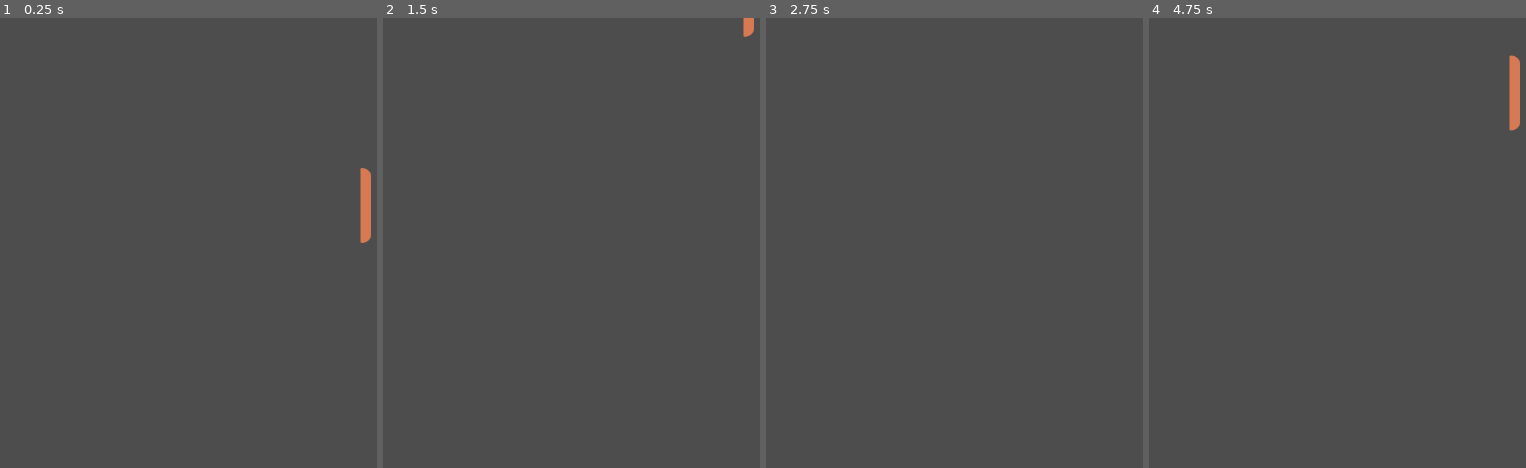
Above: before the commit, frames 1-4 (left to right).
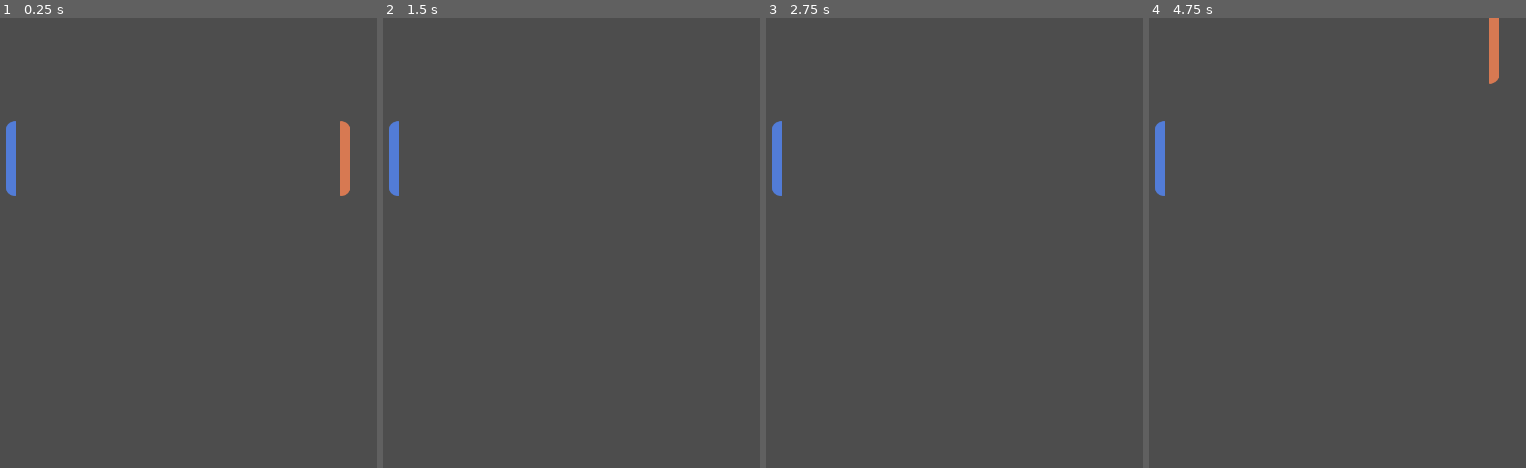
Above: after the commit, the same moments.

Repository: BlueFire888/Pong_TM
Game: Godot game, scene res://game_world.tscn
The game is run twice, just before and just after one commit, with the same random seed, the same clock (stepped at 60 frames per second) and the same inputs.
Inputs:
- Up to frame 1 (0.25 s): no input
- Up to frame 2 (1.5 s): tap Enter at 0.5 s; hold Up (ui_up) 0.53-1.28 s; hold Down (ui_down) from 1.28 s (still down)
- Up to frame 3 (2.75 s): release Down (ui_down) at 2.03 s; hold Up (ui_up) from 2.03 s (still down)
- Up to frame 4 (4.75 s): tap Space at 3.5 s; release Up (ui_up) at 3.53 s; hold Down (ui_down) from 3.53 s (still down); tap Enter at 4.25 s

The runs differ from the first frame. In frame 1, 1.3% of the frame differs, in the area x 1-99%, y 22-50%; in frame 2, 0.5%; in frame 3, 0.4%; in frame 4, 1.3%.

Commit message:
Added a second paddle and a way to control it

Diff:
--- a/pong/game_world.tscn
+++ b/pong/game_world.tscn
@@ -1,9 +1,22 @@
-[gd_scene load_steps=3 format=3 uid="uid://bnfq7bkovrrqt"]
+[gd_scene load_steps=5 format=3 uid="uid://bnfq7bkovrrqt"]
 
 [ext_resource type="Script" path="res://scripts/game_world.gd" id="1_q8oy7"]
 [ext_resource type="PackedScene" uid="uid://nhwk5onl34xy" path="res://scenes/paddle.tscn" id="2_fdwor"]
+[ext_resource type="Texture2D" uid="uid://chdrh0nsnwo4" path="res://arts/Computer.png" id="3_mbkha"]
+
+[sub_resource type="RectangleShape2D" id="RectangleShape2D_mhom5"]
+size = Vector2(23, 123)
 
 [node name="game_world" type="Node2D"]
 script = ExtResource("1_q8oy7")
 
-[node name="paddle" parent="." instance=ExtResource("2_fdwor")]
+[node name="right_paddle" parent="." instance=ExtResource("2_fdwor")]
+
+[node name="left_paddle" type="StaticBody2D" parent="."]
+position = Vector2(146, 0)
+
+[node name="Sprite2D" type="Sprite2D" parent="left_paddle"]
+texture = ExtResource("3_mbkha")
+
+[node name="CollisionShape2D" type="CollisionShape2D" parent="left_paddle"]
+shape = SubResource("RectangleShape2D_mhom5")
--- a/pong/project.godot
+++ b/pong/project.godot
@@ -19,7 +19,20 @@
 
 window/size/viewport_width=1280
 window/size/viewport_height=720
-window/size/resizable=false
+window/stretch/mode="canvas_items"
+
+[input]
+
+UP={
+"deadzone": 0.5,
+"events": [Object(InputEventKey,"resource_local_to_scene":false,"resource_name":"","device":-1,"window_id":0,"alt_pressed":false,"shift_pressed":false,"ctrl_pressed":false,"meta_pressed":false,"pressed":false,"keycode":0,"physical_keycode":87,"key_label":0,"unicode":119,"location":0,"echo":false,"script":null)
+]
+}
+DOWN={
+"deadzone": 0.5,
+"events": [Object(InputEventKey,"resource_local_to_scene":false,"resource_name":"","device":-1,"window_id":0,"alt_pressed":false,"shift_pressed":false,"ctrl_pressed":false,"meta_pressed":false,"pressed":false,"keycode":0,"physical_keycode":83,"key_label":0,"unicode":115,"location":0,"echo":false,"script":null)
+]
+}
 
 [rendering]
 
--- a/pong/scripts/game_world.gd
+++ b/pong/scripts/game_world.gd
@@ -1,10 +1,18 @@
 extends Node2D
 
 func _ready():
-	$paddle.position = Vector2(700,300)
+	var screen_size = get_tree().root.get_window().size
+	var init_pos = Vector2((screen_size.x * 0.833),(screen_size.y / 2))
+	$right_paddle.position = init_pos
+	init_pos = Vector2((screen_size.x * 0.166),(screen_size.y / 2))
+	$left_paddle.position = init_pos
 
 func _physics_process(delta):
 	if Input.is_action_pressed("ui_up"):
-		$paddle.position += Vector2(0,-10)
+		$right_paddle.position += Vector2(0,-10)
 	if Input.is_action_pressed("ui_down"):
-		$paddle.position += Vector2(0,10)
+		$right_paddle.position += Vector2(0,10)
+	if Input.is_action_pressed("UP"):
+		$left_paddle.position += Vector2(0,-10)
+	if Input.is_action_pressed("DOWN"):
+		$left_paddle.position += Vector2(0,10)
